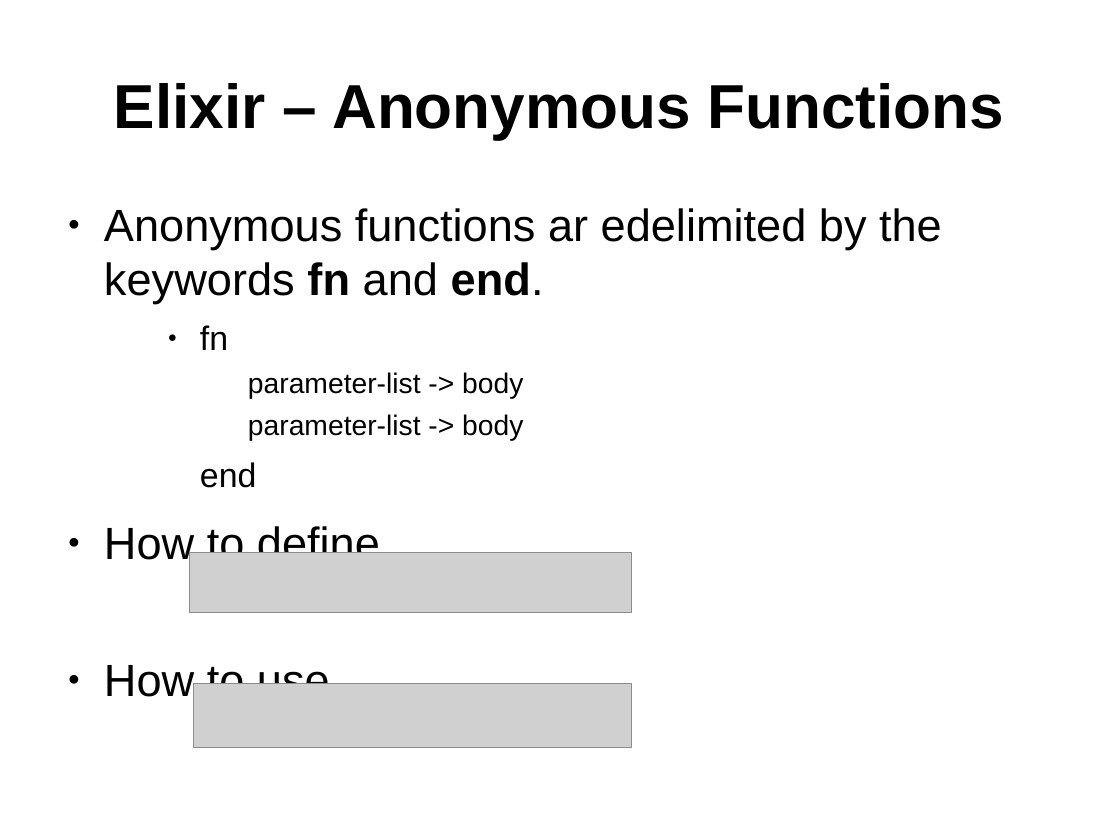
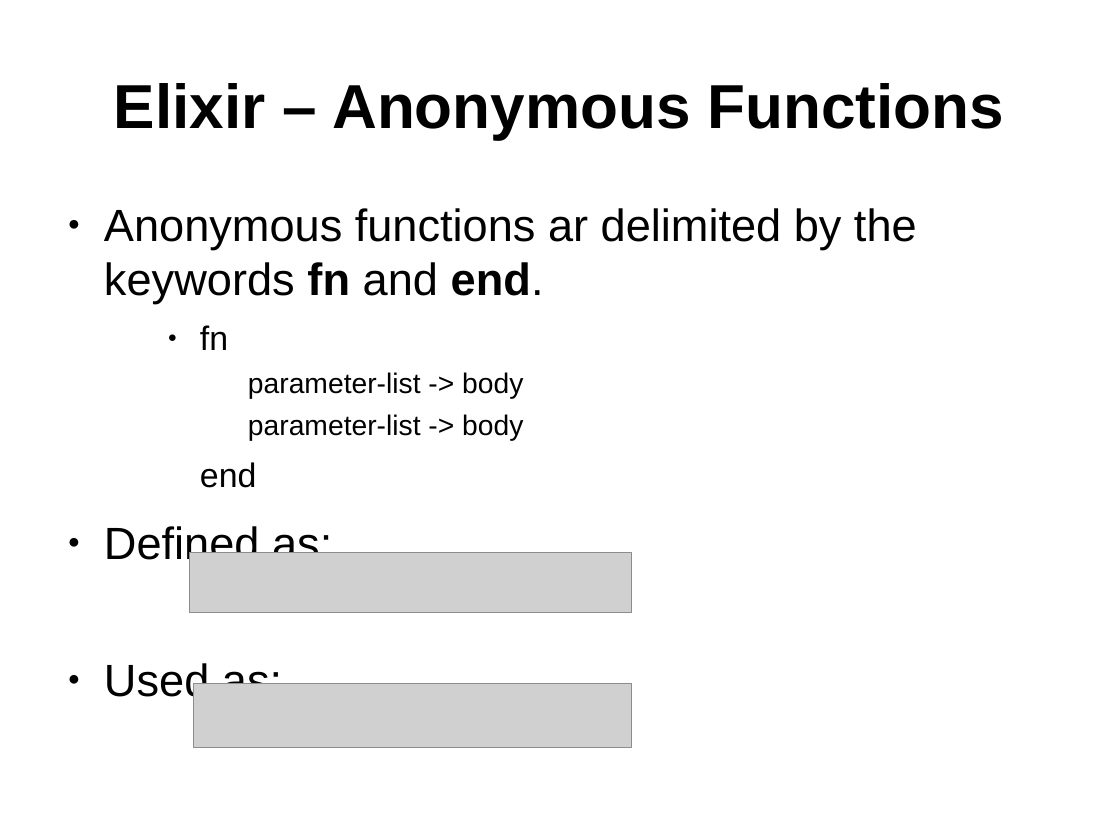
Before and after one commit to ramortegui/talks, a slide deck: slide 4 of elixir-basics-2.odp. Drawn at 1120x840 pixels with LibreOffice and Linux fonts; fonts in the diff are those of the drawing; grey boxes stand for pictures. Boxes give left, top, right and bottom in pixels: in the first picture for what was removed or moved away, otherwise in the second. Text is boxed around its words. In the diff, an @@ line names an element or a change of style, - is before the commit and + after.

Commit message:
Fix typos.

```diff
--- a/elixir-basics-2.odp
+++ b/elixir-basics-2.odp
@@ text at [104,208,917,304]: text changed @@
-● Anonymous functions ar edelimited by the keywords fn and end.
+● Anonymous functions ar delimited by the keywords fn and end.
@@ text at [104,526,332,705]: text changed @@
-● How to define
-● How to use
+● Defined as:
+● Used as:
```
Also in this commit, not shown: 7 other slides changed, 1 slide added.
